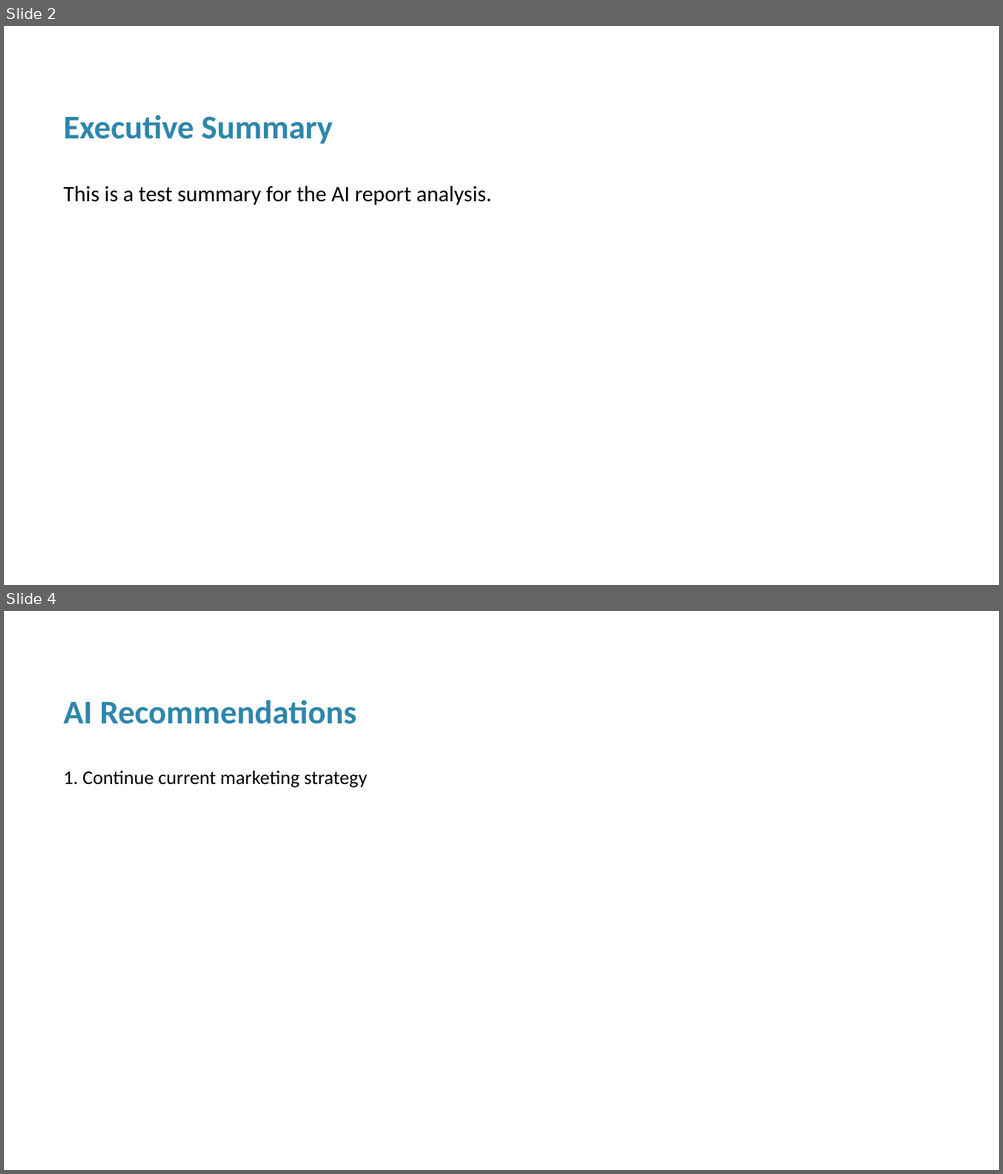
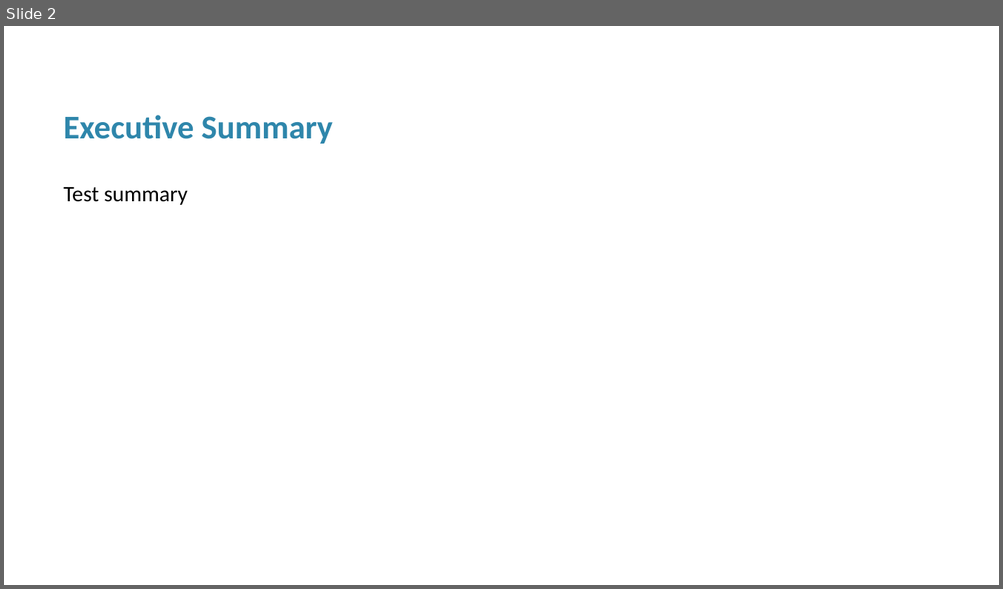
Before and after one commit to moekhoui/report-sonic, a slide deck: Presentation.pptx. Shown one above the other, each under a label of ours: slides 2 and 4 before the commit, slide 2 after it; the slides between them are not shown. The pictures are 1003x1174 and 1003x589 pixels, drawn with LibreOffice and Linux fonts; fonts in the diff are those of the drawing. Boxes give left, top, right and bottom in pixels: in the first picture for what was removed or moved away, otherwise in the second. Text is boxed around its words. In the diff, an @@ line names an element or a change of style, - is before the commit and + after.

```diff
--- a/Presentation.pptx
+++ b/Presentation.pptx
@@ slide 4 removed at (x1=4, y1=611, x2=999, y2=1170), background #FFFFFF @@
@@ text removed at (x1=63, y1=700, x2=357, y2=724) @@
-AI Recommendations
@@ text removed at (x1=63, y1=771, x2=367, y2=788) @@
-1. Continue current marketing strategy
@@ slide 2 changed as well @@
@@ text at (x1=63, y1=187, x2=188, y2=205): text changed @@
-This is a test summary for the AI report analysis.
+Test summary
```
Also in this commit, not shown: 1 other slide changed, 2 other slides removed, 2 other files.
